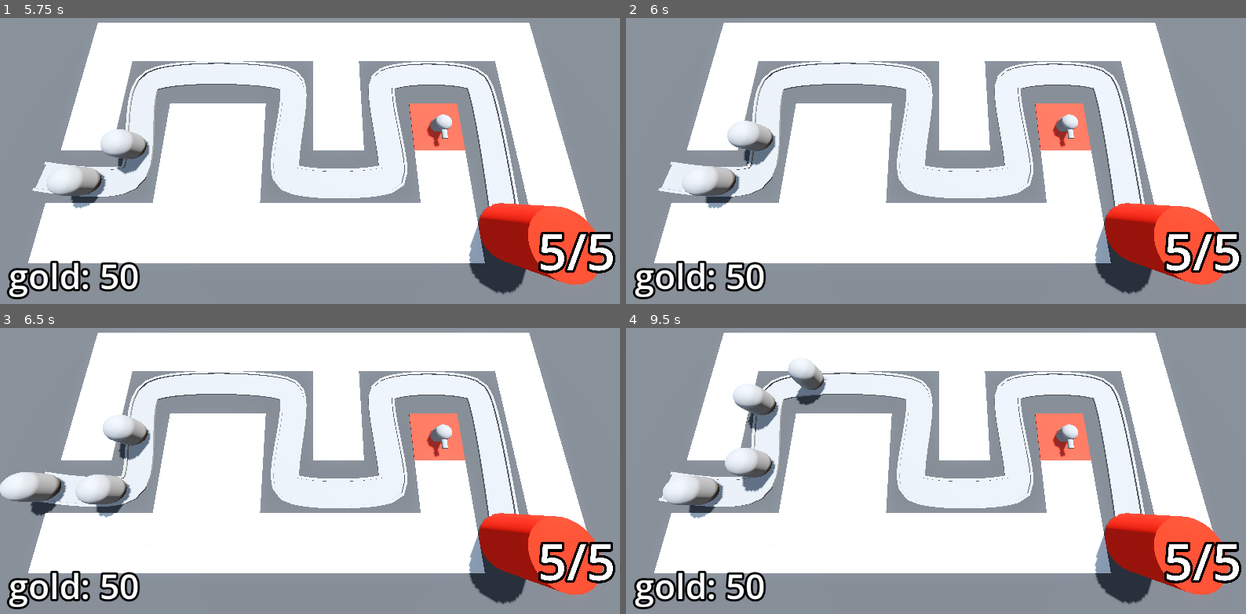
Above: before the commit, frames 1-4 (two rows, left to right).
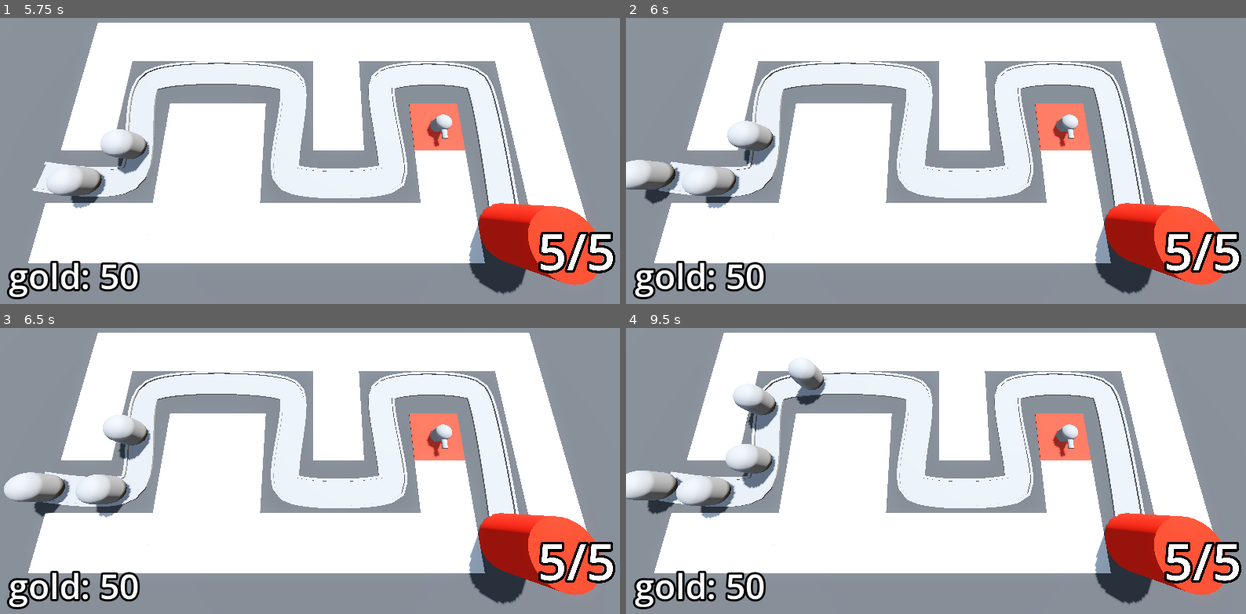
Above: after the commit, the same moments.

Repository: Bzparkes/BarbarianBlaster
Game: Godot game, scene res://BaseLevel.tscn
Same seed, same stepped clock (60 frames per second), same inputs: the game is played once before the commit and once after it.
Inputs (mouse positions are in pixels of both pictures, inside the frame that each line leads up to):
- Up to frame 1 (5.75 s): tap Enter at 0.5, 2 s; move the mouse to (452, 112) at 0.52 s; press the mouse at (452, 112) at 0.53 s; tap Space at 1.25 s; move the mouse to (186, 146) at 1.27 s; release the mouse at (186, 146) at 1.28 s; click (186, 146) at 1.35 s; move the mouse to (378, 52) at 2.02 s; press the mouse at (378, 52) at 2.03 s; move the mouse to (285, 201) at 2.77 s; release the mouse at (285, 201) at 2.78 s; click (285, 201) at 2.85 s; move the mouse to (502, 183) at 3.52 s; press the mouse at (502, 183) at 3.53 s; move the mouse to (124, 78) at 4.27 s; release the mouse at (124, 78) at 4.28 s; click (124, 78) at 4.35 s; move the mouse to (347, 129) at 5.02 s; press the mouse at (347, 129) at 5.03 s
- Up to frame 2 (6 s): move the mouse to (843, 43) at 5.77 s; release the mouse at (843, 43) at 5.78 s; click (843, 43) at 5.85 s
- Up to frame 3 (6.5 s): no input
- Up to frame 4 (9.5 s): move the mouse to (1078, 422) at 6.52 s; press the mouse at (1078, 422) at 6.53 s; move the mouse to (812, 456) at 7.27 s; release the mouse at (812, 456) at 7.28 s; click (812, 456) at 7.35 s; move the mouse to (1004, 362) at 8.02 s; press the mouse at (1004, 362) at 8.03 s; move the mouse to (911, 511) at 8.77 s; release the mouse at (911, 511) at 8.78 s; click (911, 511) at 8.85 s

Frame 1 is identical in both runs. In frame 2, 0.9% of the frame differs, in the area x 0-9%, y 49-66%; in frame 3, 0.4%; in frame 4, 2.2%, in the area x 0-25%, y 40-67%.

Commit message:
Updated difficulty to increase the amount of enemies being spawned

Diff:
--- a/BaseLevel.tscn
+++ b/BaseLevel.tscn
@@ -8,6 +8,7 @@
 [ext_resource type="Script" uid="uid://bsjogxvyjj8tp" path="res://turret_manager.gd" id="5_cwwxe"]
 [ext_resource type="PackedScene" uid="uid://d01unib15e15u" path="res://Turret/turret.tscn" id="6_ufkdr"]
 [ext_resource type="Script" uid="uid://brmiqfbffbybp" path="res://bank.gd" id="8_tv3th"]
+[ext_resource type="PackedScene" uid="uid://mkj7f0lctt2k" path="res://DifficultyManager/difficulty_manager.tscn" id="9_xkmwr"]
 
 [sub_resource type="ProceduralSkyMaterial" id="ProceduralSkyMaterial_dq0bh"]
 sky_horizon_color = Color(0.66224277, 0.6717428, 0.6867428, 1)
@@ -65,10 +66,11 @@
 }
 metadata/_editor_floor_ = Vector3(0, 0, 0)
 
-[node name="EnemyPath" type="Path3D" parent="."]
+[node name="EnemyPath" type="Path3D" parent="." node_paths=PackedStringArray("difficulty_manager")]
 curve = SubResource("Curve3D_lvb7b")
 script = ExtResource("3_ufkdr")
 enemy_scene = ExtResource("2_5x8ra")
+difficulty_manager = NodePath("../DifficultyManager")
 
 [node name="Road" type="CSGPolygon3D" parent="EnemyPath"]
 polygon = PackedVector2Array(-1, 0, -1, 0.01, 1, 0.01, 1, 0)
@@ -148,4 +150,6 @@
 text = "Placeholder"
 label_settings = SubResource("LabelSettings_epnn3")
 
+[node name="DifficultyManager" parent="." instance=ExtResource("9_xkmwr")]
+
 [connection signal="timeout" from="EnemyPath/Timer" to="EnemyPath" method="spawn_enemy"]
--- /dev/null
+++ b/DifficultyManager/difficulty_manager.gd
@@ -0,0 +1,21 @@
+extends Node
+
+@export var game_length := 30.0
+@export var spawn_time_curve: Curve
+
+@onready var timer: Timer = $Timer
+
+# Called when the node enters the scene tree for the first time.
+func _ready() -> void:
+	timer.start(game_length)
+
+
+# Called every frame. 'delta' is the elapsed time since the previous frame.
+func _process(delta: float) -> void:
+	print(get_spawn_time())
+
+func game_progress_ratio() -> float:
+	return 1.0 - (timer.time_left / game_length)
+
+func get_spawn_time() -> float:
+	return spawn_time_curve.sample(game_progress_ratio())
--- /dev/null
+++ b/DifficultyManager/difficulty_manager.tscn
@@ -0,0 +1,15 @@
+[gd_scene load_steps=3 format=3 uid="uid://mkj7f0lctt2k"]
+
+[ext_resource type="Script" uid="uid://c8yn42cb1sska" path="res://DifficultyManager/difficulty_manager.gd" id="1_ab1g6"]
+
+[sub_resource type="Curve" id="Curve_ab1g6"]
+_limits = [0.25, 2.0, 0.0, 1.0040817]
+_data = [Vector2(0, 2), 0.0, -1.742886, 0, 1, Vector2(1.0040817, 0.25), -1.742886, 0.0, 1, 0]
+point_count = 2
+
+[node name="DifficultyManager" type="Node"]
+script = ExtResource("1_ab1g6")
+spawn_time_curve = SubResource("Curve_ab1g6")
+
+[node name="Timer" type="Timer" parent="."]
+one_shot = true
--- a/enemy_path.gd
+++ b/enemy_path.gd
@@ -1,7 +1,11 @@
 extends Path3D
 
 @export var enemy_scene: PackedScene
+@export var difficulty_manager: Node
+@onready var timer: Timer = $Timer
+
 
 func spawn_enemy() -> void:
 	var new_enemy = enemy_scene.instantiate()
 	add_child(new_enemy)
+	timer.wait_time = difficulty_manager.get_spawn_time()
Not shown: 1 places in BaseLevel.tscn that only renumber resources
Not shown, added: DifficultyManager/difficulty_manager.gd.uid
